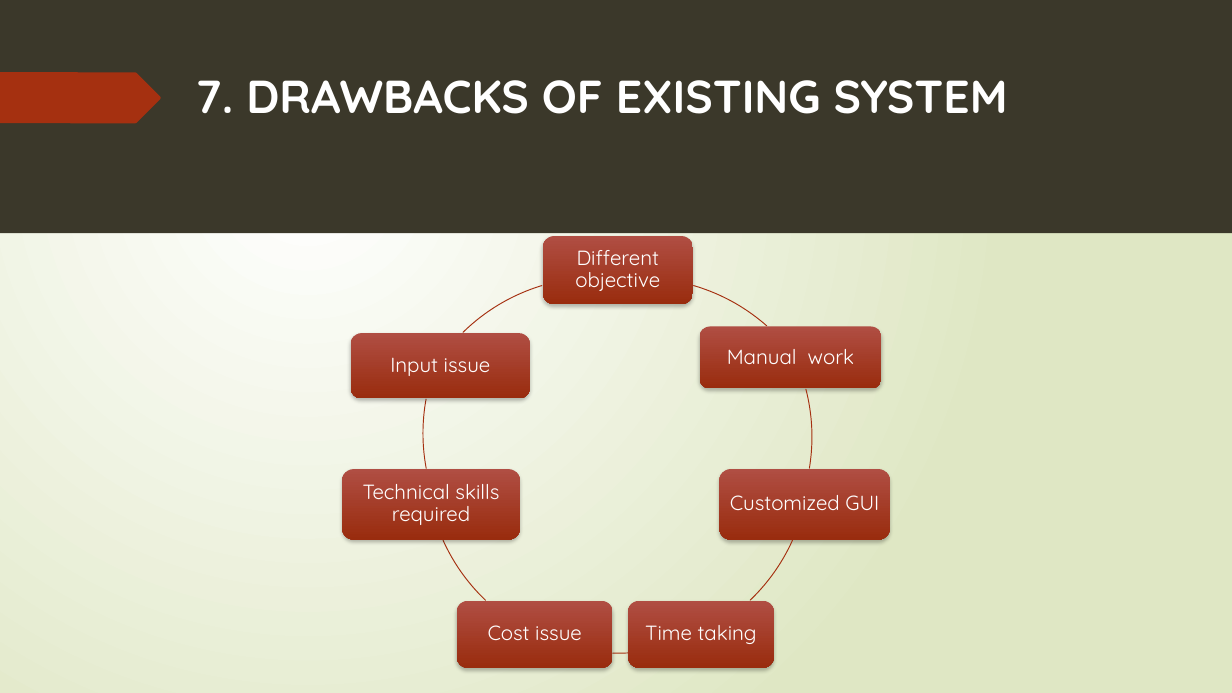
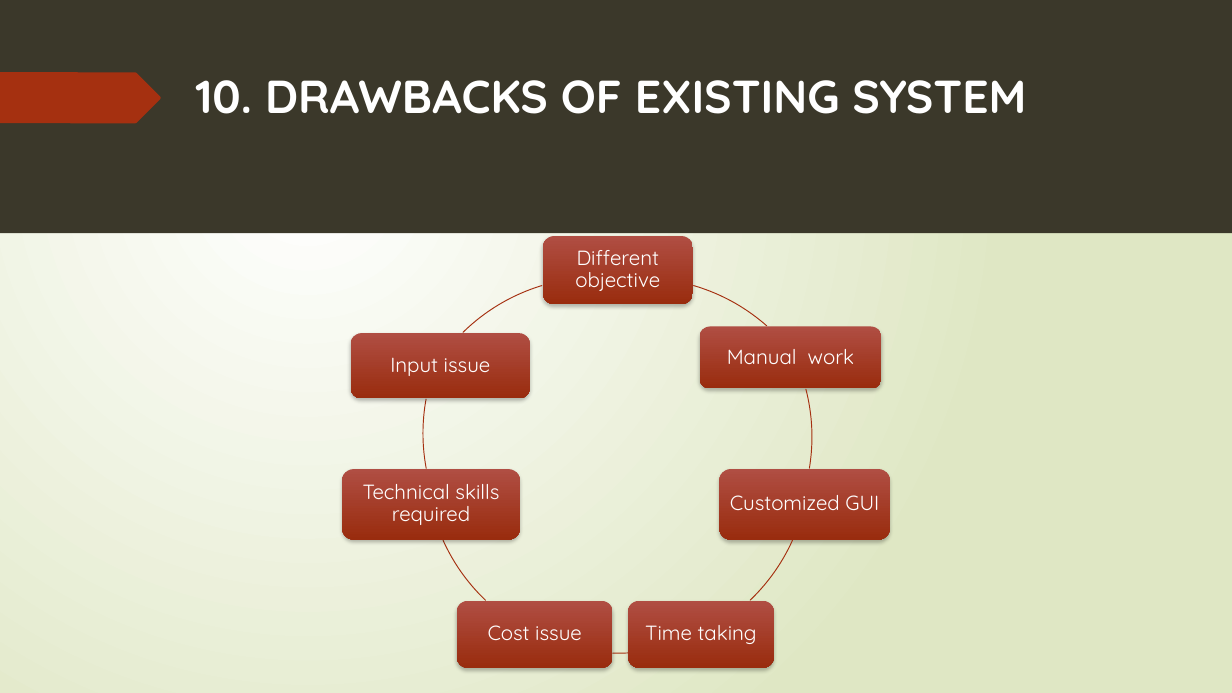
Before and after one commit to 15831944/2d-to-3d, a slide deck: slide 14 of Project slides.pptx. Drawn at 1232x693 pixels with LibreOffice and Linux fonts; fonts in the diff are those of the drawing. Boxes give left, top, right and bottom in pixels: in the first picture for what was removed or moved away, otherwise in the second. Text is boxed around its words. In the diff, an @@ line names an element or a change of style, - is before the commit and + after.

```diff
--- a/Project slides.pptx
+++ b/Project slides.pptx
@@ title at bbox=[196, 80, 1026, 114]: text changed @@
-7. DRAWBACKS OF EXISTING SYSTEM
+10. DRAWBACKS OF EXISTING SYSTEM
```
Also in this commit, not shown: 13 other slides changed.
